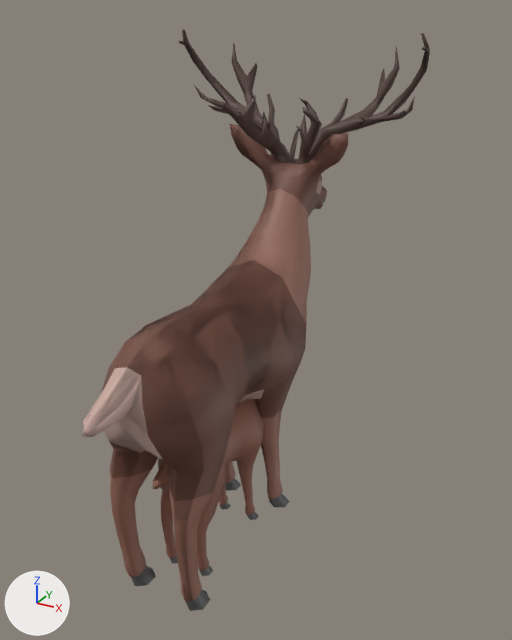
Renders of the glTF model public/models/deer_pack.glb from each side of a commit.
Both versions are drawn from a camera (50 mm lens) standing at (1.298, -2.011, 2.047) and looking at (0.098, 0.171, 0.956). Arrows for +X, +Y and +Z are at lower left; the lights stay in place. The picture after the commit comes second. Where no turn or scale is listed for an object, it has been applied to the vertices.

The first picture shows 'Deer_01', 'Deer_Cub_01', 'Deer_Female_01'.
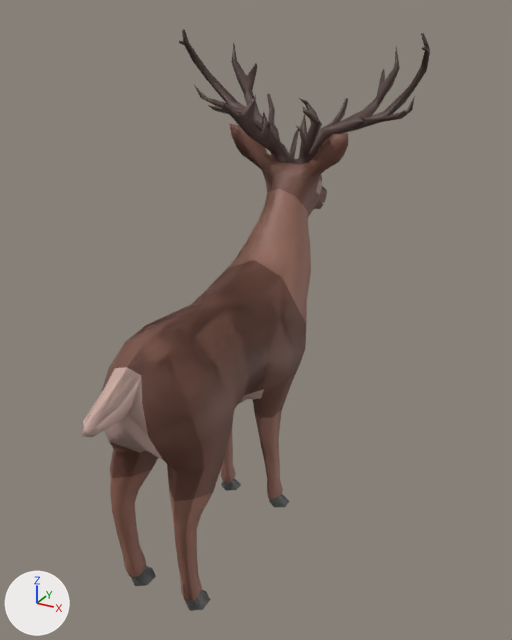
Pixel boxes (x1, y1, x2, y2) of what changed, in the pictures (512 x 640 px):
'Deer_Cub_01', deleted: before (153, 313, 289, 576)

Diff of the bpy script that builds the scene:
```diff
--- a/public/models/deer_pack.glb.py
+++ b/public/models/deer_pack.glb.py
@@ ob_deer_cub_01 @@
-ob_deer_cub_01 = bpy.data.objects.new('Deer_Cub_01', me_deer_cub_01)
-ob_deer_cub_01.location = (0.0, 0.0, 0.0)
```
